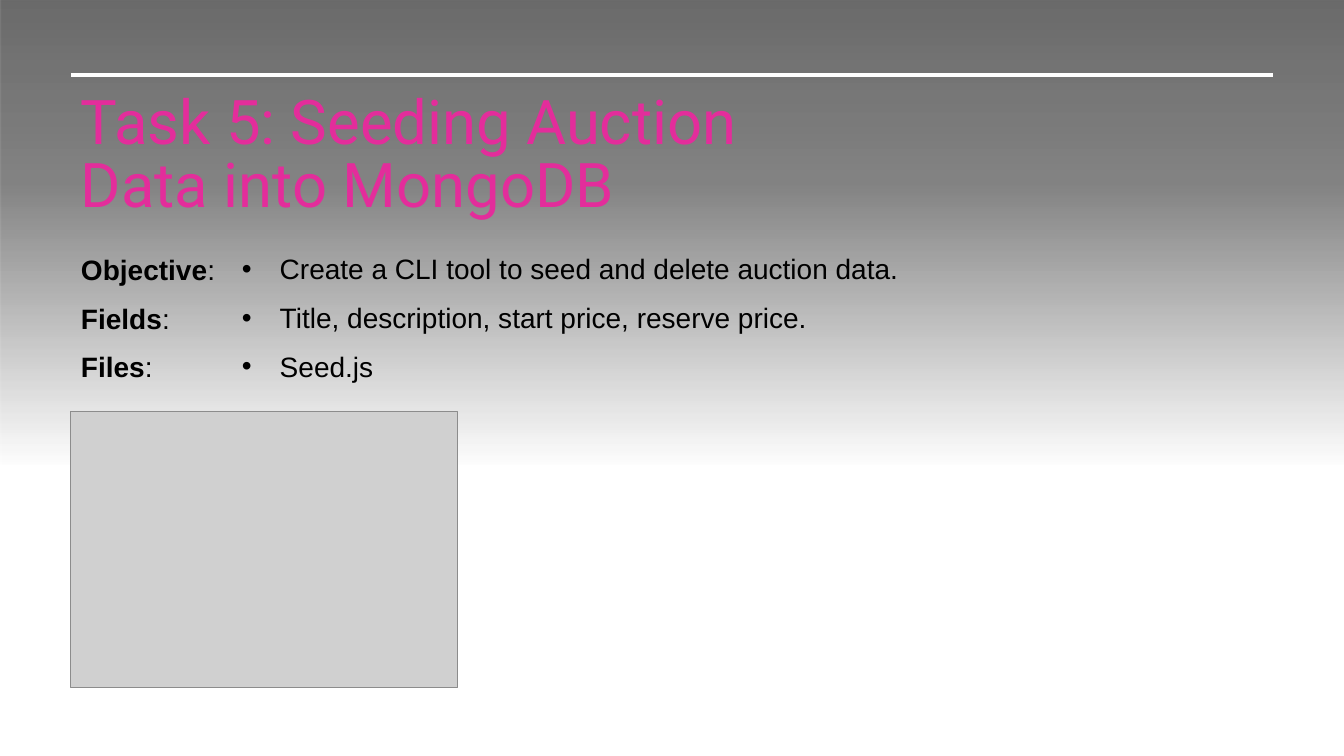
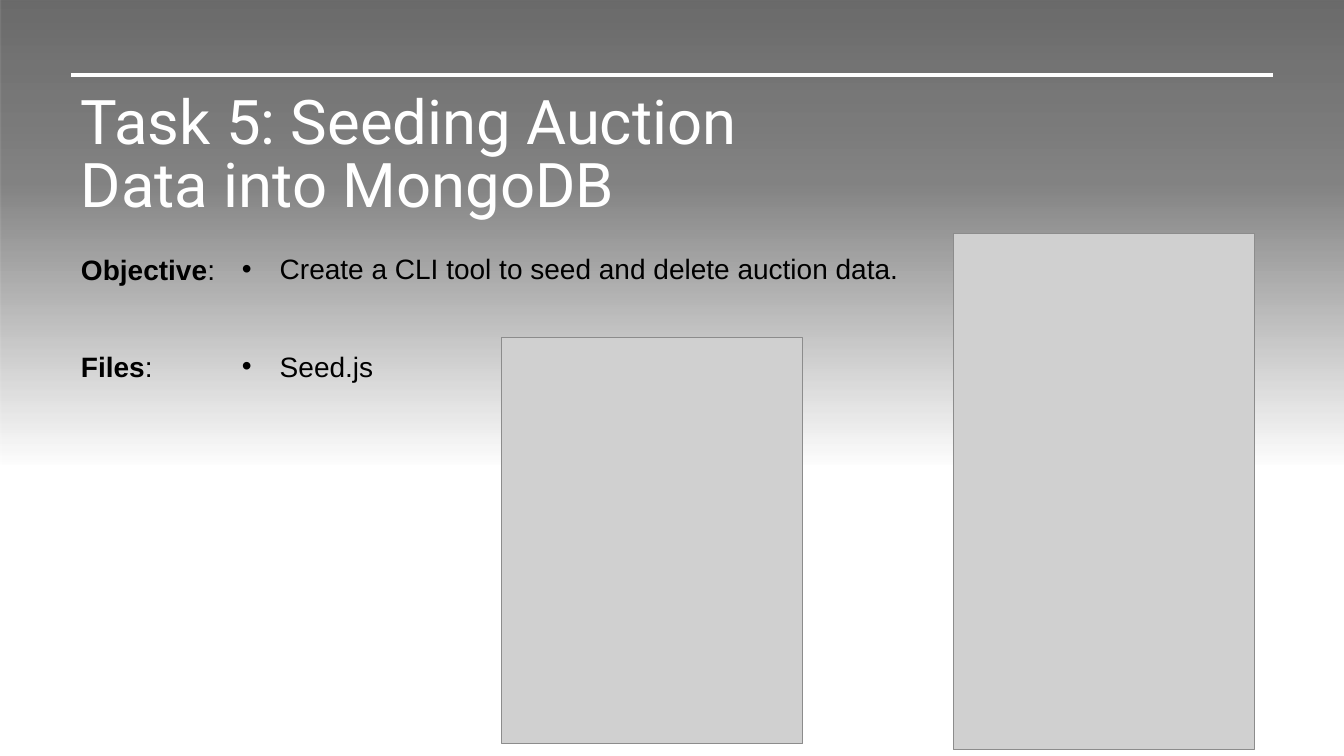
Before and after one commit to jvmacuto/mission-05-z-energy, a slide deck: slide 6 of Documents/Mission 5.pptx. Drawn at 1344x756 pixels with LibreOffice and Linux fonts; fonts in the diff are those of the drawing; grey boxes stand for pictures; background and template pictures are left out. Boxes give left, top, right and bottom in pixels: in the first picture for what was removed or moved away, otherwise in the second. Text is boxed around its words. In the diff, an @@ line names an element or a change of style, - is before the commit and + after.

```diff
--- a/Documents/Mission 5.pptx
+++ b/Documents/Mission 5.pptx
@@ title "Task 5: Seeding Auction Data ..." at [81, 98, 736, 220]: text colour #E32D9B to #FFFFFF @@
@@ picture added at [954, 234, 1255, 750] @@
@@ text removed at [81, 308, 170, 330] @@
-Fields:
@@ text removed at [280, 307, 807, 334] @@
-• Title, description, start price, reserve price.
@@ picture added at [502, 338, 804, 744] @@
@@ picture removed at [71, 411, 458, 688] @@
```
Also in this commit, not shown: 6 other slides changed, 15 slides added.
